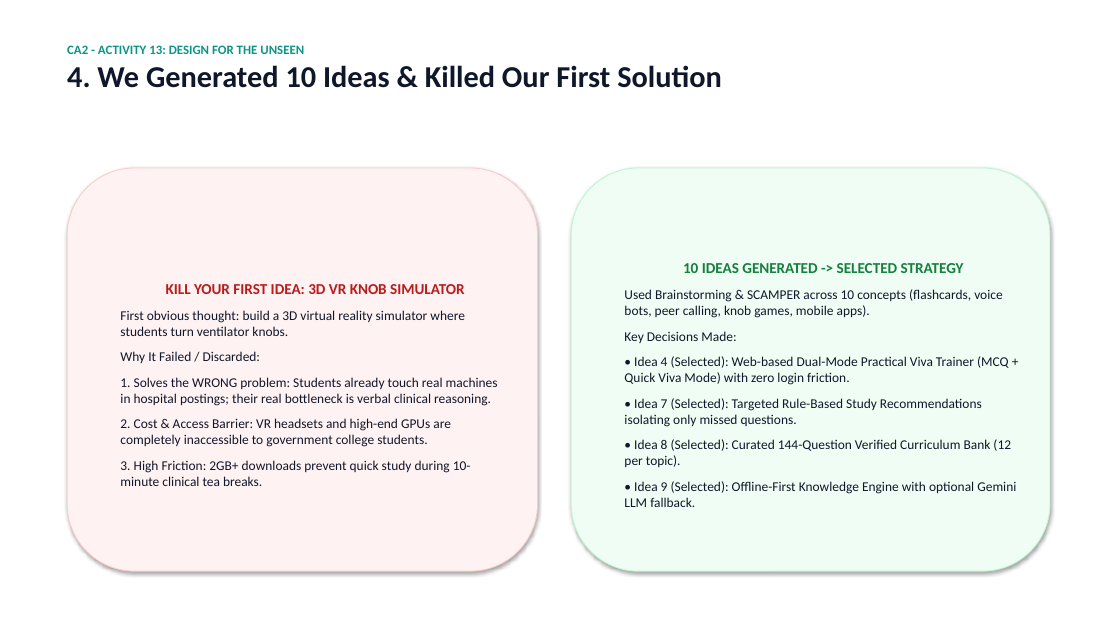
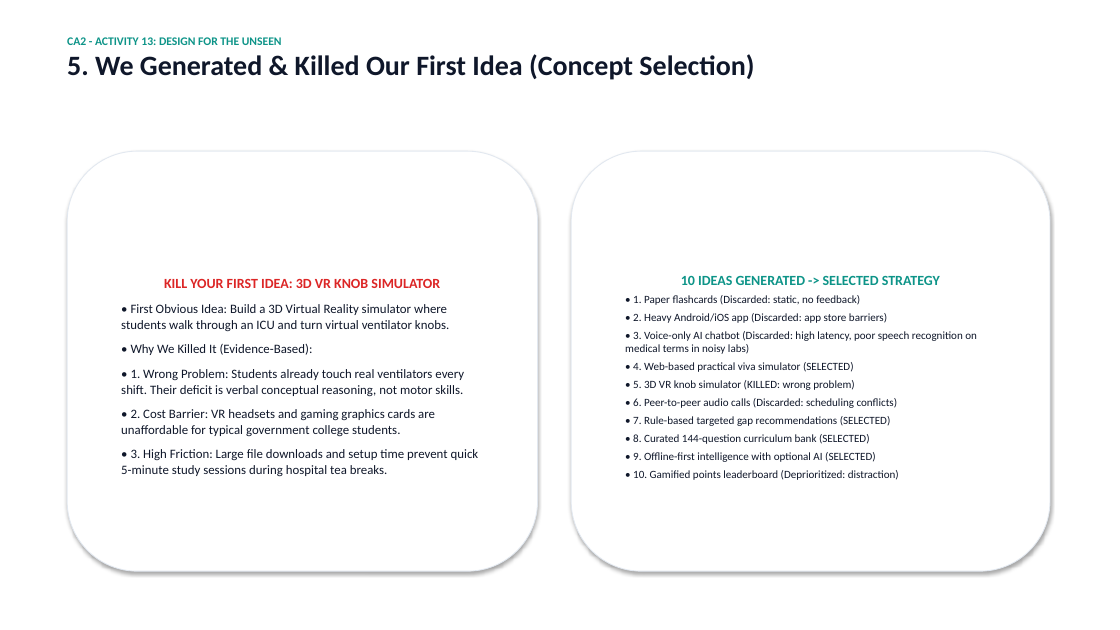
Before and after one commit to Tarun-Teja-74/MEDskill-ai, a slide deck: slide 6 of MedSkill_AI_Final_Presentation.pptx (slide 5 before the commit). Drawn at 1120x630 pixels with LibreOffice and Linux fonts; fonts in the diff are those of the drawing. Boxes give left, top, right and bottom in pixels: in the first picture for what was removed or moved away, otherwise in the second. Text is boxed around its words. In the diff, an @@ line names an element or a change of style, - is before the commit and + after.

Commit message:
Add Chatbot vs Dedicated Viva Trainer comparative analysis, 30s timer, and cram sheet features across presentation and report

```diff
--- a/MedSkill_AI_Final_Presentation.pptx
+++ b/MedSkill_AI_Final_Presentation.pptx
@@ text at <box>67,54,754,80</box>: text changed; size 26 to 24 pt @@
-4. We Generated 10 Ideas & Killed Our First Solution
+5. We Generated & Killed Our First Idea (Concept Selection)
@@ text at <box>67,37,282,45</box>: size 11 to 10 pt in "CA2 - ACTIVITY 13: DESIGN FOR THE ..." @@
@@ text "CA2 - ACTIVITY 13: DESIGN ...": place and size @@
-text "CA2 - ACTIVITY 13: DESIGN ..." at <box>67,45,722,88</box>
+text "CA2 - ACTIVITY 13: DESIGN ..." at <box>67,37,754,80</box>
@@ rounded rectangle "KILL YOUR FIRST IDEA: 3D ...": place and size @@
-rounded rectangle "KILL YOUR FIRST IDEA: 3D ..." at <box>67,168,538,571</box>
+rounded rectangle "KILL YOUR FIRST IDEA: 3D ..." at <box>67,151,538,571</box>
@@ rounded rectangle "KILL YOUR FIRST IDEA: 3D ..." at <box>67,151,538,571</box>: fill #FEF2F2 to #FFFFFF; outline #FECACA 0.75 pt to #E2E8F0 0.75 pt @@
@@ rounded rectangle "10 IDEAS GENERATED -> SELECTED ...": place and size @@
-rounded rectangle "10 IDEAS GENERATED -> SELECTED ..." at <box>571,168,1050,571</box>
+rounded rectangle "10 IDEAS GENERATED -> SELECTED ..." at <box>571,151,1050,571</box>
@@ rounded rectangle "10 IDEAS GENERATED -> SELECTED ..." at <box>571,151,1050,571</box>: fill #F0FDF4 to #FFFFFF; outline #BBF7D0 0.75 pt to #E2E8F0 0.75 pt @@
@@ text in rounded rectangle at <box>164,279,440,288</box>: size 13 to 12 pt, text colour #B91C1C to #DC2626 in "KILL YOUR FIRST IDEA: 3D VR KNOB ..." @@
@@ text in rounded rectangle at <box>625,295,977,480</box>: text changed; size 11.5 to 9.5 pt @@
-Used Brainstorming & SCAMPER across 10 concepts (flashcards, voice bots, peer calling, knob games, mobile apps).
-Key Decisions Made:
-• Idea 4 (Selected): Web-based Dual-Mode Practical Viva Trainer (MCQ + Quick Viva Mode) with zero login friction.
-• Idea 7 (Selected): Targeted Rule-Based Study Recommendations isolating only missed questions.
-• Idea 8 (Selected): Curated 144-Question Verified Curriculum Bank (12 per topic).
-• Idea 9 (Selected): Offline-First Knowledge Engine with optional Gemini LLM fallback.
+• 1. Paper flashcards (Discarded: static, no feedback)
+• 2. Heavy Android/iOS app (Discarded: app store barriers)
+• 3. Voice-only AI chatbot (Discarded: high latency, poor speech recognition on medical terms in noisy labs)
+• 4. Web-based practical viva simulator (SELECTED)
+• 5. 3D VR knob simulator (KILLED: wrong problem)
+• 6. Peer-to-peer audio calls (Discarded: scheduling conflicts)
+• 7. Rule-based targeted gap recommendations (SELECTED)
+• 8. Curated 144-question curriculum bank (SELECTED)
+• 9. Offline-first intelligence with optional AI (SELECTED)
+• 10. Gamified points leaderboard (Deprioritized: distraction)
@@ text in rounded rectangle at <box>681,276,940,285</box>: size 13 to 12 pt, text colour #15803D to #0D9488 in "10 IDEAS GENERATED -> SELECTED STRATEGY" @@
@@ text in rounded rectangle at <box>121,304,479,477</box>: text changed; size 11.5 to 11 pt @@
-First obvious thought: build a 3D virtual reality simulator where students turn ventilator knobs.
-Why It Failed / Discarded:
-1. Solves the WRONG problem: Students already touch real machines in hospital postings; their real bottleneck is verbal clinical reasoning.
-2. Cost & Access Barrier: VR headsets and high-end GPUs are completely inaccessible to government college students.
-3. High Friction: 2GB+ downloads prevent quick study during 10-minute clinical tea breaks.
+• First Obvious Idea: Build a 3D Virtual Reality simulator where students walk through an ICU and turn virtual ventilator knobs.
+• Why We Killed It (Evidence-Based):
+• 1. Wrong Problem: Students already touch real ventilators every shift. Their deficit is verbal conceptual reasoning, not motor skills.
+• 2. Cost Barrier: VR headsets and gaming graphics cards are unaffordable for typical government college students.
+• 3. High Friction: Large file downloads and setup time prevent quick 5-minute study sessions during hospital tea breaks.
```
Also in this commit, not shown: 5 other slides changed, 2 slides added, 2 slides removed, 4 other files.
